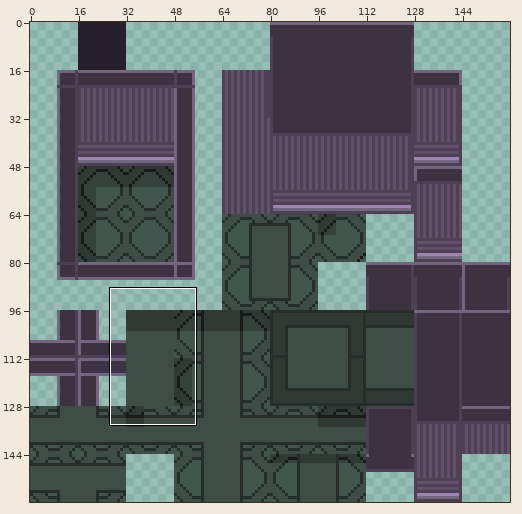
One commit to this sprite sheet: Assets/Inviroment/FlurBodden_wände.png. Above, an overview of the earlier version with the close-up marked.
Close-up. Before:
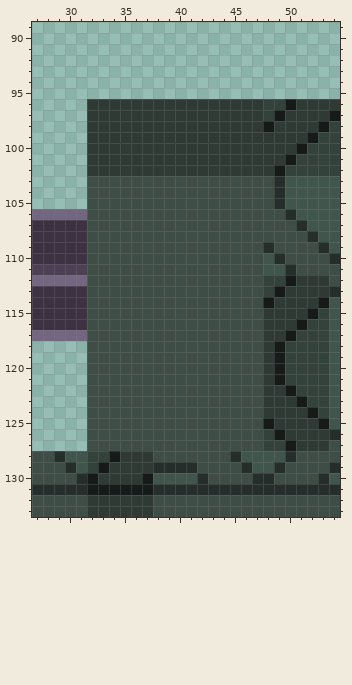
The file is 160x160 pixels. Colours within 5 levels of each other are drawn and written as one. Shown: x 27..54, y 89..133.
The same view after the edit:
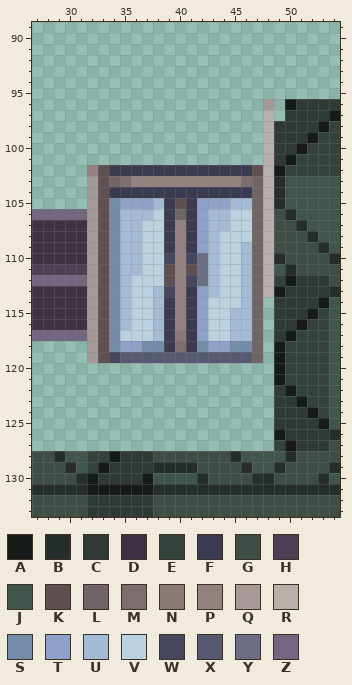
Palette (. is transparent): A #161b19  B #252e2a  C #2f3a35  D #3d3242  E #33423b  F #3a3a50  G #3e4d46  H #4d3f54  J #40554b  K #5e5051  L #716467  M #7c6e6f  N #8a7a77  P #928380  Q #a59a97  R #b7afac  S #738ca8  T #8fa1c8  U #a4bbd5  V #bad2e0  W #46465e  X #565972  Y #6c6e85  Z #736680
Diff:
Colour F replaces colour C in row 102 at x 34 to 46.
Colour F replaces colour G in row 104 at x 34 to 46; in rows 105 to 109 at x 39 and 41; in row 113 at x 41; in rows 114 to 118 at x 39 and 41.
Colour K replaces colour C in row 102 at x 33 and 47.
Colour K replaces colour G in rows 103 to 104 at x 33; in row 105 at x 33 and 40; in rows 106 to 110 at x 33; in row 111 at x 33, 39 and 41; in row 112 at x 33 and 39; in rows 113 to 119 at x 33.
Colour L replaces colour G in row 103 at x 34 and 47; in rows 104 to 105 at x 47; in row 106 at x 40 and 47; in rows 107 to 119 at x 47.
Colour M replaces colour G in row 103 at x 35 and 46; in row 118 at x 40.
Colour N replaces colour G in row 117 at x 40.
Colour P replaces colour C in row 102 at x 32.
Colour P replaces colour G in row 103 at x 36 to 45; in rows 107 to 116 at x 40.
Colour Q replaces colour E in row 96 at x 48.
Colour Q replaces colour G in rows 103 to 119 at x 32.
Colour R replaces colour A in row 98 at x 48.
Colour R replaces colour B in row 109 at x 48.
Colour R replaces colour C in rows 99 to 102 at x 48.
Colour R replaces colour E in row 97 at x 48; in rows 112 to 113 at x 48.
Colour R replaces colour G in rows 103 to 108 at x 48.
Colour R replaces colour J in rows 110 to 111 at x 48.
Colour S replaces colour G in rows 105 to 117 at x 34; in row 118 at x 34, 37 to 38, 42 and 45 to 46.
Colour T replaces colour G in row 105 at x 35 to 37 and 42 to 44; in rows 106 to 109 at x 42; in rows 113 to 117 at x 42; in row 118 at x 35 to 36 and 43 to 44.
Colour U replaces colour G in row 105 at x 38 and 45 to 46; in row 106 at x 35 to 37 and 43 to 44; in row 107 at x 35 to 36 and 43 to 44; in row 108 at x 35 to 36 and 43; in rows 109 to 111 at x 35 to 36, 43 and 46; in row 112 at x 35, 43 and 46.
Colour U replaces colour G in row 113 at x 35, 38, 43 and 46; in row 114 at x 35, 38 and 46; in rows 115 to 116 at x 35, 38 and 45 to 46; in row 117 at x 38 and 45 to 46.
Colour V replaces colour G in row 106 at x 38 and 45 to 46; in row 107 at x 37 to 38 and 45 to 46; in row 108 at x 37 to 38 and 44 to 46; in rows 109 to 111 at x 37 to 38 and 44 to 45; in row 112 at x 36 to 38 and 44 to 45; in row 113 at x 36 to 37 and 44 to 45.
Colour V replaces colour G in row 114 at x 36 to 37 and 43 to 45; in rows 115 to 116 at x 36 to 37 and 43 to 44; in row 117 at x 35 to 37 and 43 to 44.
Colour W replaces colour G in row 110 at x 39 and 41; in row 112 at x 41; in row 113 at x 39; in row 119 at x 34.
Colour X replaces colour G in row 119 at x 35 to 46.
Colour Y replaces colour G in rows 110 to 112 at x 42.
Colour A is removed in row 97 at x 49; in row 114 at x 48; in row 125 at x 48.
Colour C is removed in rows 96 to 101 at x 32 to 47; in rows 115 to 124 at x 48.
Colour E is removed in row 96 at x 49; in rows 126 to 127 at x 48.
Colour G is removed in rows 120 to 127 at x 32 to 47.
